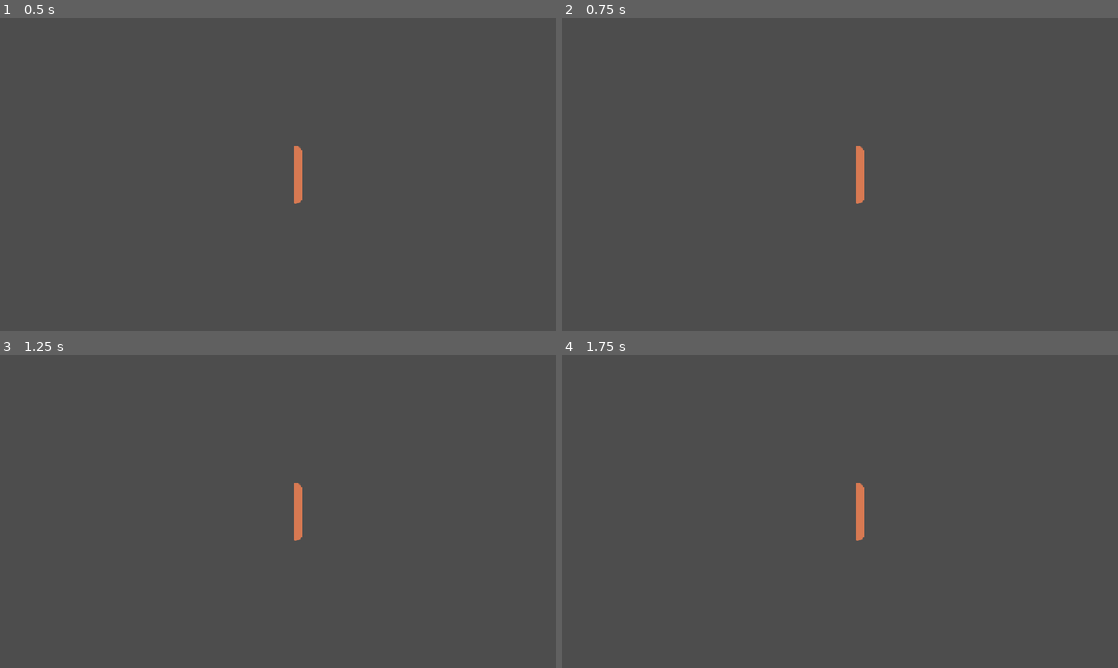
Above: before the commit, frames 1-4 (two rows, left to right).
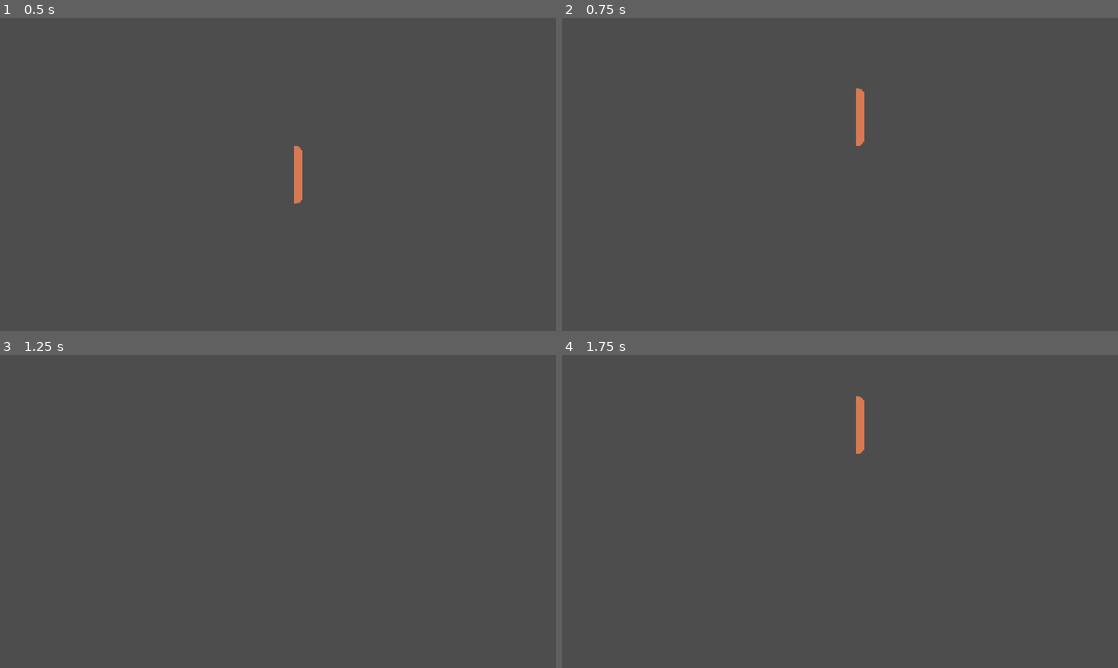
Above: after the commit, the same moments.

Repository: handup/pingalexpongavel
Game: Godot game, scene res://scenes/game.tscn
The game is run twice, just before and just after one commit, with the same random seed, the same clock (stepped at 60 frames per second) and the same inputs.
Inputs:
- Up to frame 1 (0.5 s): no input
- Up to frame 2 (0.75 s): tap Enter at 0.5 s; hold Up (ui_up) from 0.53 s (still down)
- Up to frame 3 (1.25 s): keep holding Up (ui_up)
- Up to frame 4 (1.75 s): release Up (ui_up) at 1.28 s; hold Down (ui_down) from 1.28 s (still down)

Frame 1 is identical in both runs. In frame 2, 0.5% of the frame differs, in the area x 52-55%, y 22-60%; in frame 3, 0.3%; in frame 4, 0.5%.

Commit message:
player movement

Diff:
--- /dev/null
+++ b/scenes/character_body_2d.gd
@@ -0,0 +1,16 @@
+extends CharacterBody2D
+
+
+const SPEED = 600.0
+
+
+func _physics_process(delta: float) -> void:
+	# Get the input direction and handle the movement/deceleration.
+	# As good practice, you should replace UI actions with custom gameplay actions.
+	var direction := Input.get_axis("ui_up", "ui_down")
+	if direction:
+		velocity.y = direction * SPEED
+	else:
+		velocity.y = move_toward(velocity.y, 0, SPEED)
+
+	move_and_slide()
--- a/scenes/player.tscn
+++ b/scenes/player.tscn
@@ -1,5 +1,6 @@
 [gd_scene format=3 uid="uid://cutgqno2h0ng3"]
 
+[ext_resource type="Script" uid="uid://b07exxq0c11gl" path="res://scenes/character_body_2d.gd" id="1_g2els"]
 [ext_resource type="Texture2D" uid="uid://14g4wm50psln" path="res://assets/Player.png" id="1_wtcfe"]
 
 [sub_resource type="RectangleShape2D" id="RectangleShape2D_4miue"]
@@ -8,6 +9,7 @@
 [node name="Player" type="Node2D" unique_id=1085302709]
 
 [node name="CharacterBody2D" type="CharacterBody2D" parent="." unique_id=681391269]
+script = ExtResource("1_g2els")
 
 [node name="Sprite2D" type="Sprite2D" parent="CharacterBody2D" unique_id=726938356]
 position = Vector2(1, 0)
Not shown, added: scenes/character_body_2d.gd.uid
